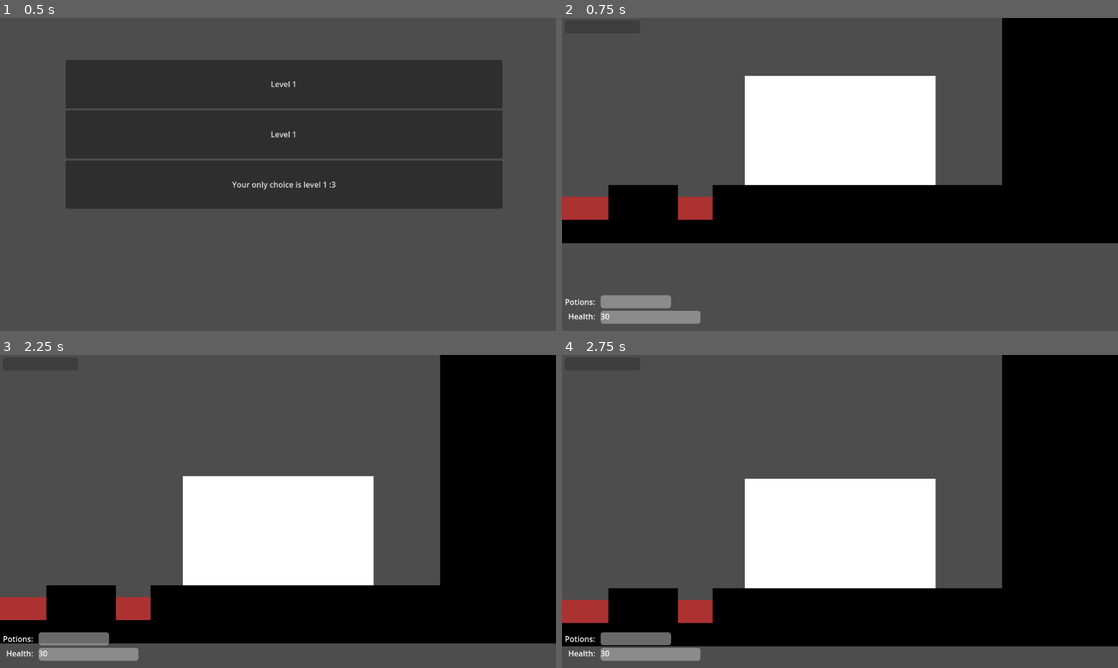
Above: before the commit, frames 1-4 (two rows, left to right).
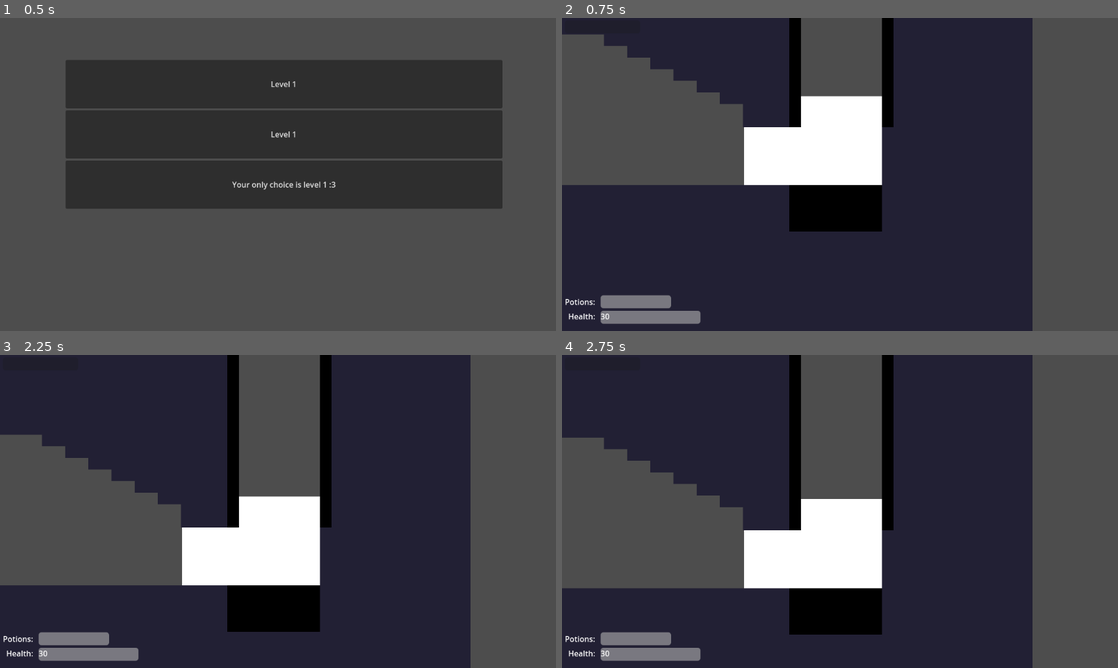
Above: after the commit, the same moments.

Repository: geekazodium/balance-prototype
Game: Godot game, scene res://scenes/level_select.tscn
Two runs of this game, one before a commit and one after it. Both use one fixed random seed, a clock stepped at 60 frames per second and the inputs below. The engine's default icon, where the game draws it, is replaced by a stand-in: a white triangle on a blue panel in a dark square.
Inputs (mouse positions are in pixels of both pictures, inside the frame that each line leads up to):
- Up to frame 1 (0.5 s): no input
- Up to frame 2 (0.75 s): click "Level 1" at 0.5 s
- Up to frame 3 (2.25 s): tap Enter at 1.25 s; move the mouse to (400, 495) at 1.27 s; tap Space at 2 s; move the mouse to (166, 527) at 2.02 s
- Up to frame 4 (2.75 s): no input

Frame 1 is identical in both runs. In frame 2, 71% of the frame differs, in the area x 0-100%, y 0-100%; in frame 3, 71%; in frame 4, 71%.

Commit message:
feature: teleport to last checkpoint

Diff:
--- a/scenes/checkpoint/checkpoint.tscn
+++ b/scenes/checkpoint/checkpoint.tscn
@@ -1,4 +1,6 @@
-[gd_scene load_steps=2 format=3 uid="uid://dyjvwm06lgsht"]
+[gd_scene load_steps=3 format=3 uid="uid://dyjvwm06lgsht"]
+
+[ext_resource type="Script" uid="uid://b65daxw0os7ti" path="res://scripts/saves/checkpoint.gd" id="1_w77t2"]
 
 [sub_resource type="RectangleShape2D" id="RectangleShape2D_2nr6p"]
 size = Vector2(262, 226)
@@ -6,7 +8,8 @@
 [node name="Checkpoint" type="Area2D"]
 z_index = -1
 collision_layer = 8
-collision_mask = 0
+collision_mask = 2
+script = ExtResource("1_w77t2")
 
 [node name="CollisionShape2D" type="CollisionShape2D" parent="."]
 shape = SubResource("RectangleShape2D_2nr6p")
@@ -16,3 +19,5 @@
 offset_top = -115.0
 offset_right = 132.0
 offset_bottom = 114.0
+
+[connection signal="body_entered" from="." to="." method="_on_player_entered"]
--- a/scenes/levels/tutorial.tscn
+++ b/scenes/levels/tutorial.tscn
@@ -16,9 +16,12 @@
 
 [node name="Checkpoint" parent="." instance=ExtResource("3_1r3rq")]
 position = Vector2(1380, -680)
+level = &"tutorial"
 
 [node name="Checkpoint2" parent="." instance=ExtResource("3_1r3rq")]
 position = Vector2(0, -36)
+index = 1
+level = &"tutorial"
 
 [node name="Enemy1" parent="." instance=ExtResource("4_u4f7j")]
 position = Vector2(-1606, -80)
--- a/scenes/player/player_nodes.tscn
+++ b/scenes/player/player_nodes.tscn
@@ -7,6 +7,7 @@
 [ext_resource type="PackedScene" uid="uid://cda5tqxxwg0rk" path="res://scenes/player/player_projectile_pool.tscn" id="4_akq3i"]
 [ext_resource type="Script" uid="uid://ilyj2eqevm05" path="res://scripts/health/health_potions.gd" id="5_nhxao"]
 [ext_resource type="Script" uid="uid://2oabxte40wwh" path="res://scripts/ui/timer_progress_bar.gd" id="5_o0xal"]
+[ext_resource type="Script" uid="uid://bhvqevw0nb05i" path="res://scripts/saves/teleport_to_checkpoint.gd" id="8_xag0n"]
 
 [sub_resource type="CircleShape2D" id="CircleShape2D_3wawu"]
 
@@ -60,5 +61,10 @@
 script = ExtResource("3_o0xal")
 follow_target = NodePath("../CharacterBody2D")
 
+[node name="TeleportToCheckpoint" type="Node" parent="." node_paths=PackedStringArray("object_to_teleport")]
+script = ExtResource("8_xag0n")
+object_to_teleport = NodePath("../CharacterBody2D")
+metadata/_custom_type_script = "uid://bhvqevw0nb05i"
+
 [connection signal="area_entered" from="CharacterBody2D/CheckpointDetectionBox" to="CharacterBody2D/HealthPotions" method="on_enter_checkpoint"]
 [connection signal="timeout" from="CharacterBody2D/HealthPotions/HealUseTimer" to="CharacterBody2D/HealthPotions" method="heal_timer_done"]
--- a/scripts/event_bus.gd
+++ b/scripts/event_bus.gd
@@ -20,3 +20,6 @@
 
 @warning_ignore("unused_signal")
 signal player_potion_count_changed(current: int);
+
+@warning_ignore("unused_signal")
+signal player_teleport_to_checkpoint(checkpoint: Checkpoint);
--- a/scripts/health/health_potions.gd
+++ b/scripts/health/health_potions.gd
@@ -10,15 +10,13 @@
 @export var use_health_potion_input: String = "";
 
 func on_enter_checkpoint(_checkpoint: Area2D):
+	HealthTracker.get_health_tracker(self.entity).change_health(health_regain_amount as int);
 	self.change_potion_count(self.max_potions - self.current_potions);
 
 func _physics_process(_delta: float) -> void:
 	if Input.is_action_just_pressed(self.use_health_potion_input):
 		if self.current_potions > 0:
 			self.heal_use_timer.start();
-
-	if Input.is_action_just_released(self.use_health_potion_input):
-		self.heal_use_timer.stop();
 
 func heal_timer_done() -> void:
 	self.change_potion_count(-1);
--- /dev/null
+++ b/scripts/saves/checkpoint.gd
@@ -0,0 +1,12 @@
+extends Area2D
+class_name Checkpoint
+
+@export var index: int;
+@export var level: StringName;
+
+func _ready() -> void:
+	if CheckpointSaveState.get_state().get_last_enabled_checkpoint(self.level) == self.index:
+		EventBus.player_teleport_to_checkpoint.emit(self);
+
+func _on_player_entered(_body: PhysicsBody2D) -> void:
+	CheckpointSaveState.get_state().enable_checkpoint_flag(self.level,self.index);
--- /dev/null
+++ b/scripts/saves/checkpoint_save_state.gd
@@ -0,0 +1,69 @@
+extends Resource
+class_name CheckpointSaveState
+
+static var save_state_path: String = "user://checkpoint_save_state.tres";
+static var save_state: CheckpointSaveState = null;
+
+static func get_state() -> CheckpointSaveState:
+	if save_state == null:
+		push_warning("CheckpointSaveState: state was not preloaded, may not be good for performance");
+		load_state();
+	return save_state;
+
+static func load_state() -> void:
+	var valid_save_exists: bool = ResourceLoader.exists(save_state_path);
+
+	var state: CheckpointSaveState;
+	if valid_save_exists:
+		state = (
+			ResourceLoader.load(save_state_path,"CheckpointSaveState")
+			as CheckpointSaveState
+		);
+
+		if state == null:
+			push_warning("CheckpointSaveState: state was invalid, creating new");
+			valid_save_exists = false;
+
+	if !valid_save_exists:
+		state = CheckpointSaveState.new();
+
+	if state == null:
+		push_error("SOMETHING WENT HORRIBLY WRONG......");
+		push_error("(joke) if you see the above message, run.");
+		## seriously, I don't think this should be possible.
+	save_state = state;
+
+@export var checkpoint_flags: Dictionary[StringName, PackedByteArray] = {};
+@export var last_checkpoint_enabled: Dictionary[StringName, int] = {};
+
+func enable_checkpoint_flag(level: StringName, index: int) -> void:
+	var byte_index: int = index / 8;
+	var shift: int = index % 8;
+	self.init_if_needed(level);
+	self.expand_if_needed(level,byte_index);
+
+	self.checkpoint_flags[level][byte_index] |= 1 << shift;
+
+	self.last_checkpoint_enabled[level] = index;
+	ResourceSaver.save(self,save_state_path);
+
+func get_checkpoint_flag(level: StringName, index: int) -> bool:
+	var byte_index: int = index / 8;
+	var shift: int = index % 8;
+	self.init_if_needed(level);
+	self.expand_if_needed(level,byte_index);
+
+	return (checkpoint_flags[level][byte_index] & (1 << shift)) != 0;
+
+func get_last_enabled_checkpoint(level: StringName) -> int:
+	self.init_if_needed(level);
+	return self.last_checkpoint_enabled[level];
+
+func expand_if_needed(level: StringName, index_to_access: int) -> void:
+	if !(self.checkpoint_flags[level].size() > index_to_access):
+		self.checkpoint_flags[level].resize(index_to_access + 1);
+
+func init_if_needed(level: StringName) -> void:
+	if !self.checkpoint_flags.has(level):
+		self.checkpoint_flags.set(level, PackedByteArray());
+		self.last_checkpoint_enabled.set(level,0);
--- /dev/null
+++ b/scripts/saves/teleport_to_checkpoint.gd
@@ -0,0 +1,10 @@
+extends Node
+class_name TeleportToCheckpoint
+
+@export var object_to_teleport: Node2D;
+
+func _ready() -> void:
+	EventBus.player_teleport_to_checkpoint.connect(self.teleport);
+
+func teleport(checkpoint: Checkpoint):
+	self.object_to_teleport.global_position = checkpoint.global_position;
Not shown: 1 places in scenes/player/player_nodes.tscn that only renumber resources
Not shown, added: scripts/saves/checkpoint.gd.uid
Not shown, added: scripts/saves/checkpoint_save_state.gd.uid
Not shown, added: scripts/saves/teleport_to_checkpoint.gd.uid
